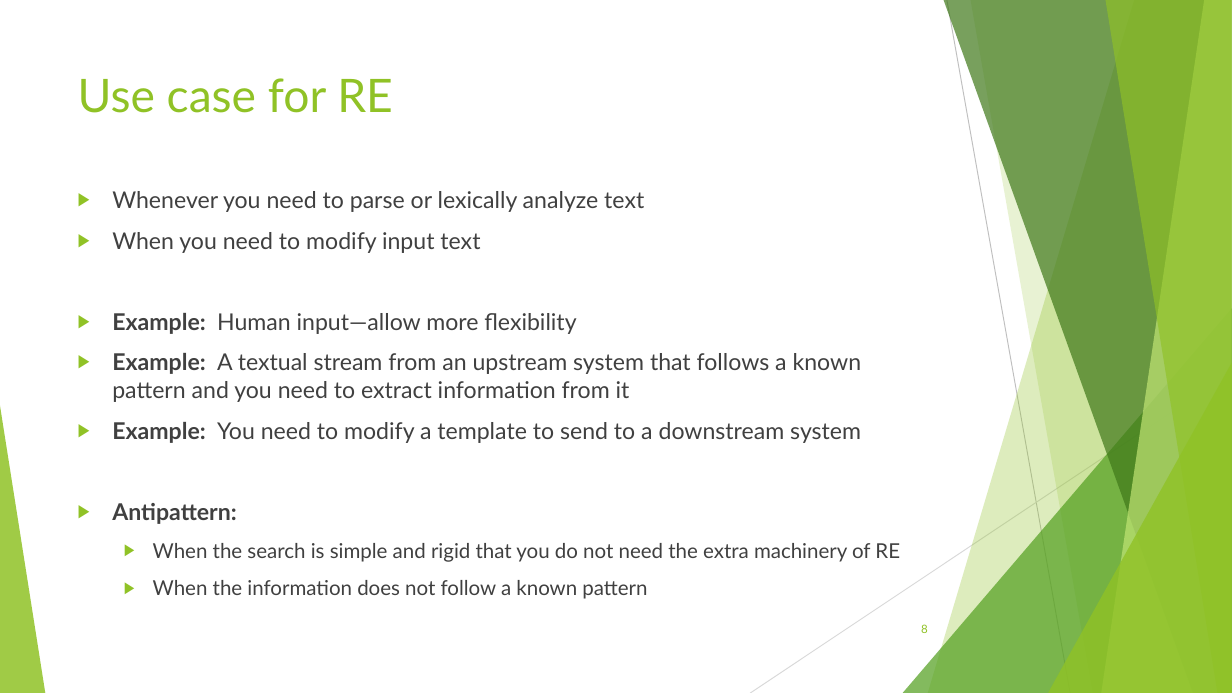
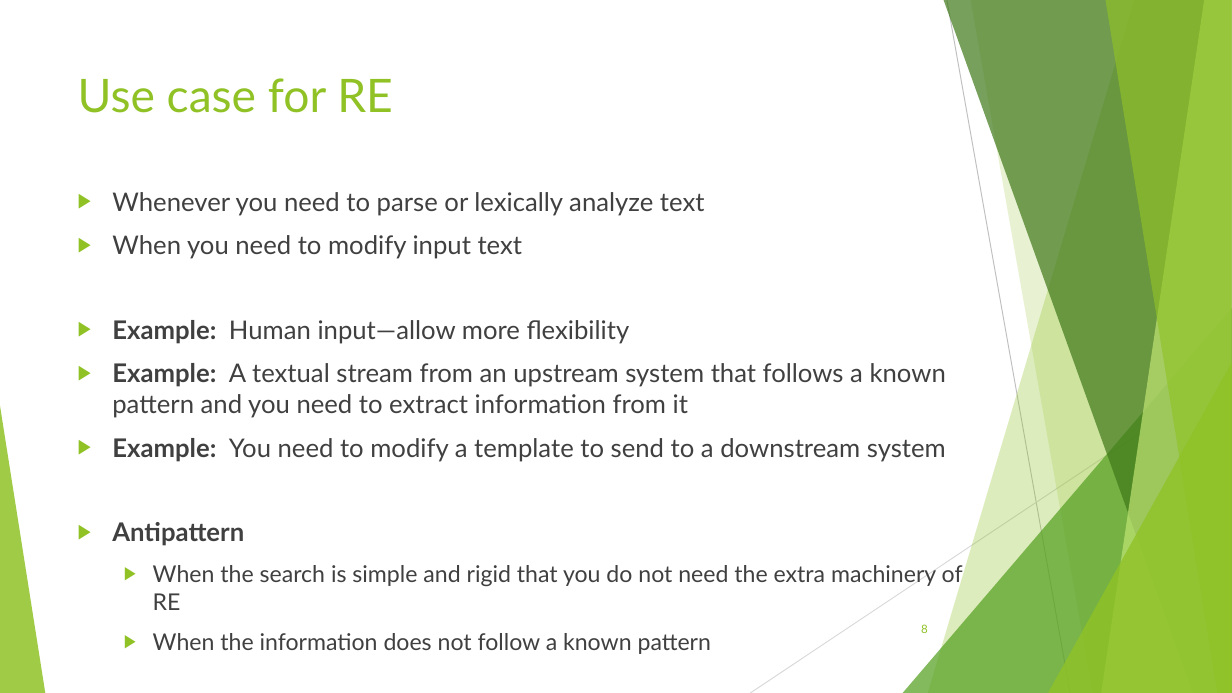
Before and after one commit to avifarah/RegularExpressionsTalk, a slide deck: slide 8 of Regular expression.pptx. Drawn at 1232x693 pixels with LibreOffice and Linux fonts; fonts in the diff are those of the drawing. Boxes give left, top, right and bottom in pixels: in the first picture for what was removed or moved away, otherwise in the second. Text is boxed around its words. In the diff, an @@ line names an element or a change of style, - is before the commit and + after.

```diff
--- a/Regular expression.pptx
+++ b/Regular expression.pptx
@@ text at [112, 192, 963, 654]: size 18 to 20 pt in "Whenever you need to parse or lexically ...", "When you need to modify input text", "Example: Human input—allow more flexibility", "Example: A textual stream from an upstream ..." and 1 more places; size 16 to 18 pt in "When the search is simple and rigid ...", "When the information does not follow a ..." @@
@@ text at [112, 522, 244, 546]: text changed; size 18 to 20 pt @@
-▶ Antipattern:
+▶ Antipattern
```
Also in this commit, not shown: 15 other slides changed, 1 slide added, 9 other files.
